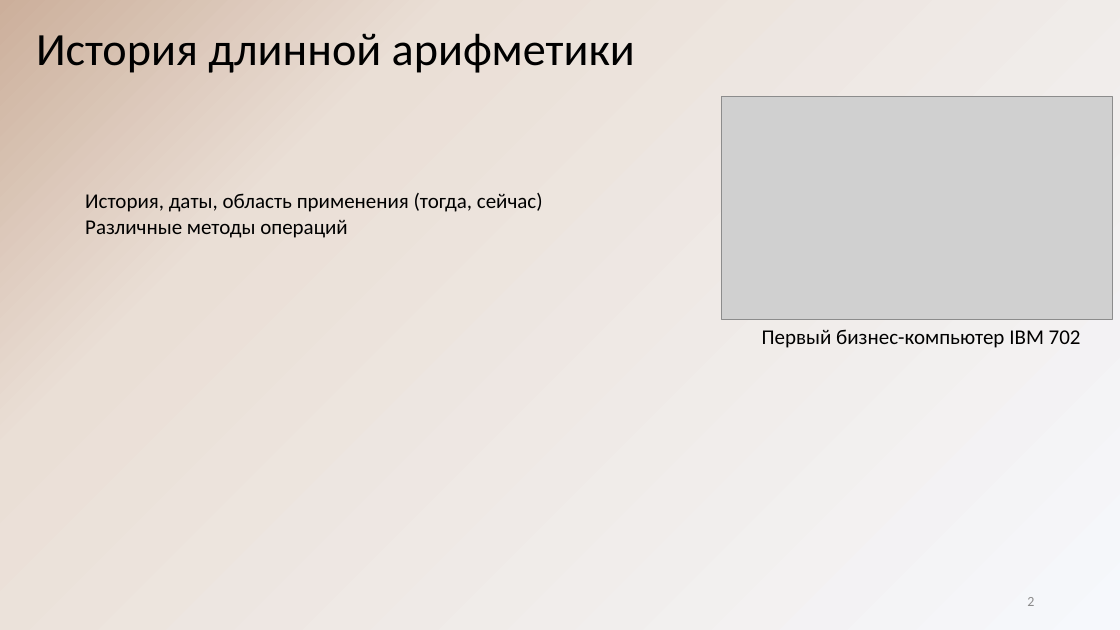
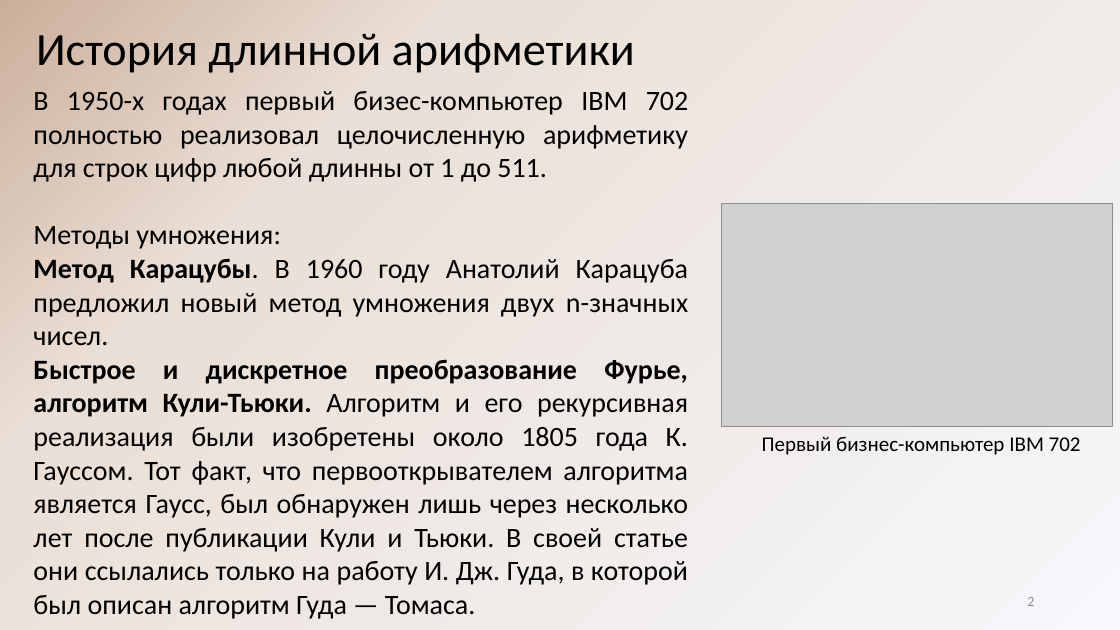
Before and after one commit to reenashka/A-SD, a slide deck: slide 2 of Длинная арифметика.pptx. Drawn at 1120x630 pixels with LibreOffice and Linux fonts; fonts in the diff are those of the drawing; grey boxes stand for pictures. Boxes give left, top, right and bottom in pixels: in the first picture for what was removed or moved away, otherwise in the second. Text is boxed around its words. In the diff, an @@ line names an element or a change of style, - is before the commit and + after.

```diff
--- a/Длинная арифметика.pptx
+++ b/Длинная арифметика.pptx
@@ text added at (x1=33, y1=91, x2=689, y2=619), 24 pt, text #000000 @@
+В 1950-х годах первый бизес-компьютер IBM 702 полностью реализовал целочисленную арифметику для строк цифр любой длинны от 1 до 511.
+Методы умножения:
+Метод Карацубы. В 1960 году Анатолий Карацуба предложил новый метод умножения двух n-значных чисел.
+Быстрое и дискретное преобразование Фурье, алгоритм Кули-Тьюки. Алгоритм и его рекурсивная реализация были изобретены около 1805 года К. Гауссом. Тот факт, что первооткрывателем алгоритма является Гаусс, был обнаружен лишь через несколько лет после публикации Кули и Тьюки. В своей статье они ссылались только на работу И. Дж. Гуда, в которой был описан алгоритм Гуда — Томаса.
@@ text removed at (x1=85, y1=193, x2=543, y2=238) @@
-История, даты, область применения (тогда, сейчас)
-Различные методы операций
@@ picture moved from (x1=722, y1=97, x2=1112, y2=320) to (x1=722, y1=203, x2=1112, y2=427) @@
@@ text "Первый бизнес-компьютер IBM 702" moved from (x1=762, y1=329, x2=1081, y2=348) to (x1=762, y1=436, x2=1081, y2=455) @@
```
Also in this commit, not shown: 2 other slides changed.
